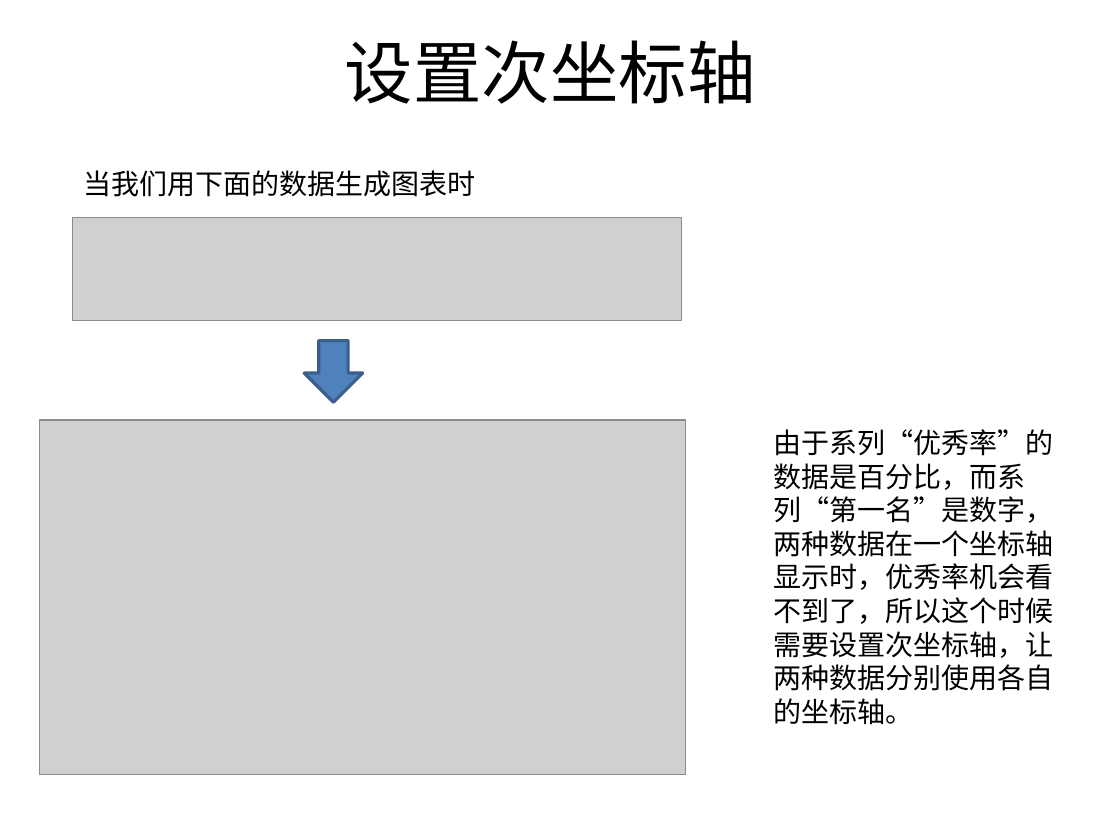
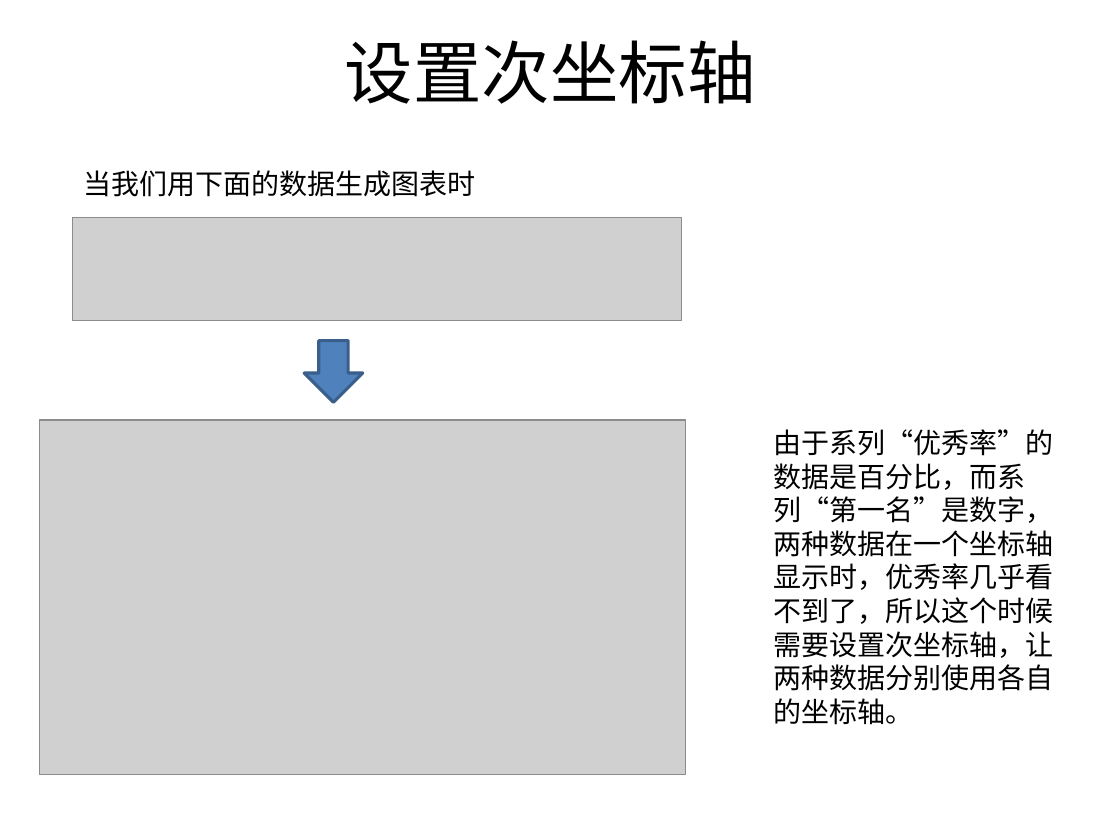
Before and after one commit to sans123wx/class, a slide deck: slide 2 of 第4章excel/图表/图表数据系列.pptx. Drawn at 1120x840 pixels with LibreOffice and Linux fonts; fonts in the diff are those of the drawing; grey boxes stand for pictures. Boxes give left, top, right and bottom in pixels: in the first picture for what was removed or moved away, otherwise in the second. Text is boxed around its words. In the diff, an @@ line names an element or a change of style, - is before the commit and + after.

```diff
--- a/第4章excel/图表/图表数据系列.pptx
+++ b/第4章excel/图表/图表数据系列.pptx
@@ text at <box>774,429,1054,725</box>: text changed @@
-由于系列“优秀率”的数据是百分比，而系列“第一名”是数字，两种数据在一个坐标轴显示时，优秀率机会看不到了，所以这个时候需要设置次坐标轴，让两种数据分别使用各自的坐标轴。
+由于系列“优秀率”的数据是百分比，而系列“第一名”是数字，两种数据在一个坐标轴显示时，优秀率几乎看不到了，所以这个时候需要设置次坐标轴，让两种数据分别使用各自的坐标轴。
```
Also in this commit, not shown: 4 other files.
